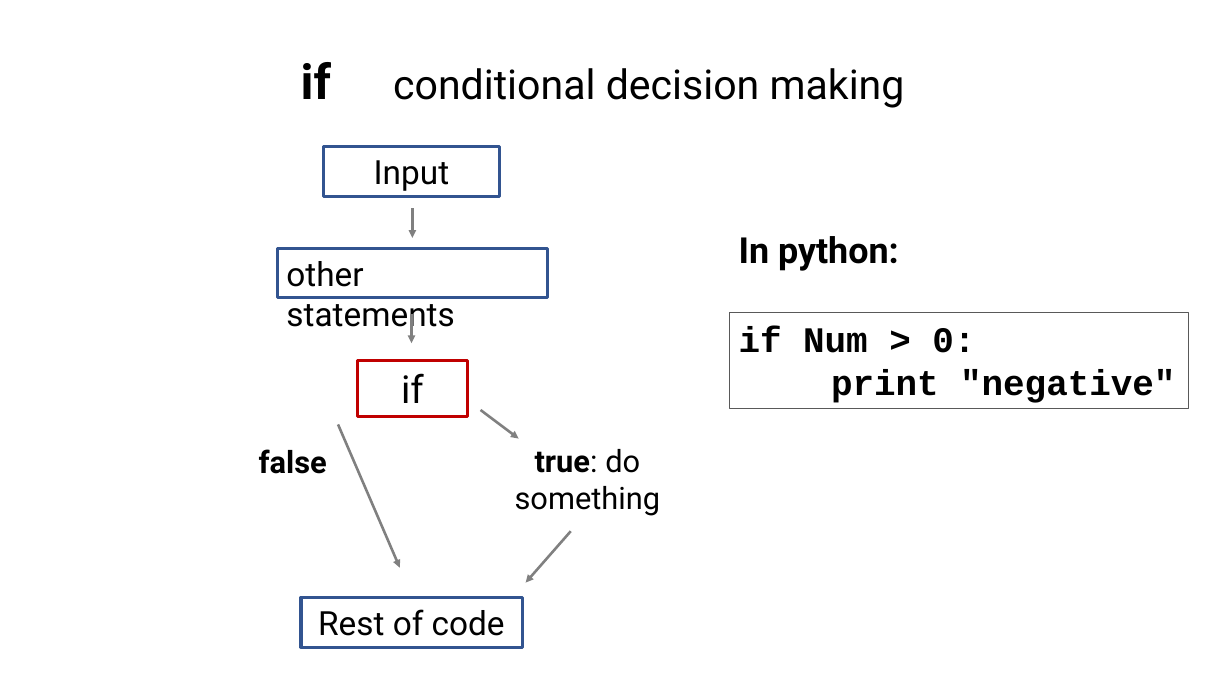
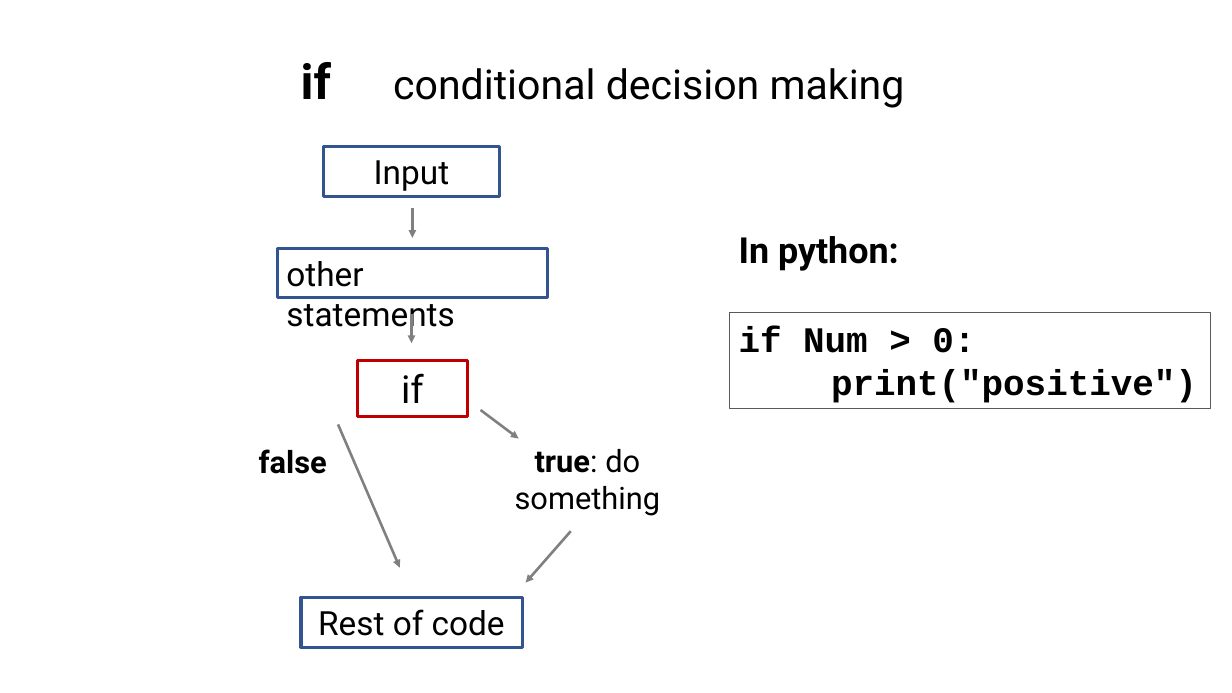
Before and after one commit to tparchman/F24_BIOL792, a slide deck: slide 9 of week7_pythonII/week7_python_chap9.pptx. Drawn at 1232x693 pixels with LibreOffice and Linux fonts; fonts in the diff are those of the drawing. Boxes give left, top, right and bottom in pixels: in the first picture for what was removed or moved away, otherwise in the second. Text is boxed around its words. In the diff, an @@ line names an element or a change of style, - is before the commit and + after.

```diff
--- a/week7_pythonII/week7_python_chap9.pptx
+++ b/week7_pythonII/week7_python_chap9.pptx
@@ rectangle "if Num > 0:": place and size @@
-rectangle "if Num > 0:" at (730,312,1189,409)
+rectangle "if Num > 0:" at (730,312,1212,409)
@@ text in rectangle at (831,370,1197,403): text changed @@
-print "negative"
+print("positive")
```
Also in this commit, not shown: 1 other slide changed, 11 other files.
